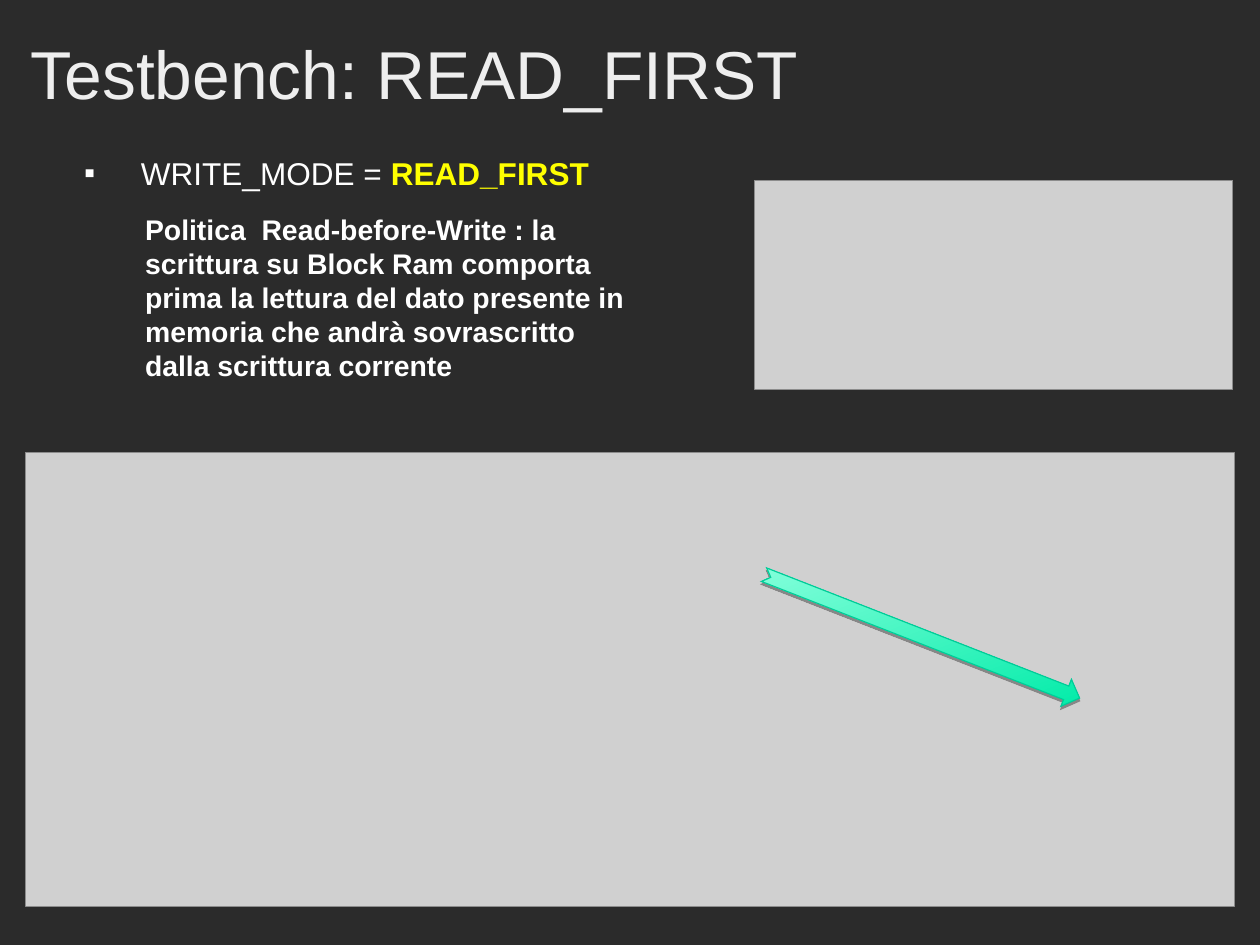
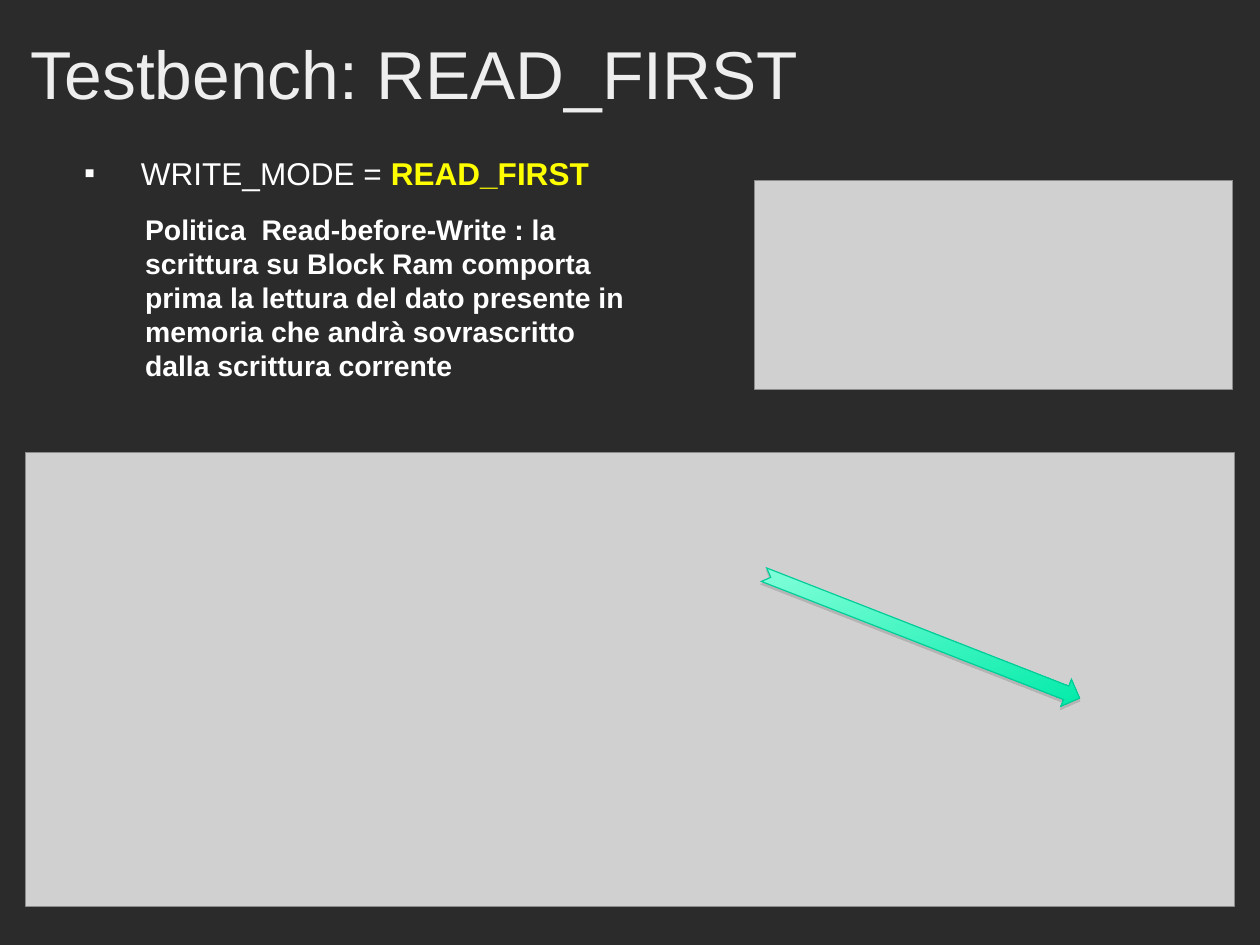
Before and after one commit to Muffo/dlxcache, a slide deck: slide 33 of Presentazione_Progetto_Cache.ppt. Drawn at 1260x945 pixels with LibreOffice and Linux fonts; fonts in the diff are those of the drawing; grey boxes stand for pictures; background and template pictures are left out; a plain dark background stands for a picture behind light text. Boxes give left, top, right and bottom in pixels: in the first picture for what was removed or moved away, otherwise in the second. Text is boxed around its words. In the diff, an @@ line names an element or a change of style, - is before the commit and + after.

```diff
--- a/Presentazione_Progetto_Cache.ppt
+++ b/Presentazione_Progetto_Cache.ppt
@@ freeform shape at (x1=758, y1=562, x2=1085, y2=713): fill gradient #00EBA8 to #85FFDB to gradient #85FFDB to #00EBA8; shadow changed @@
```
Also in this commit, not shown: 14 other slides changed, 6 other files.
